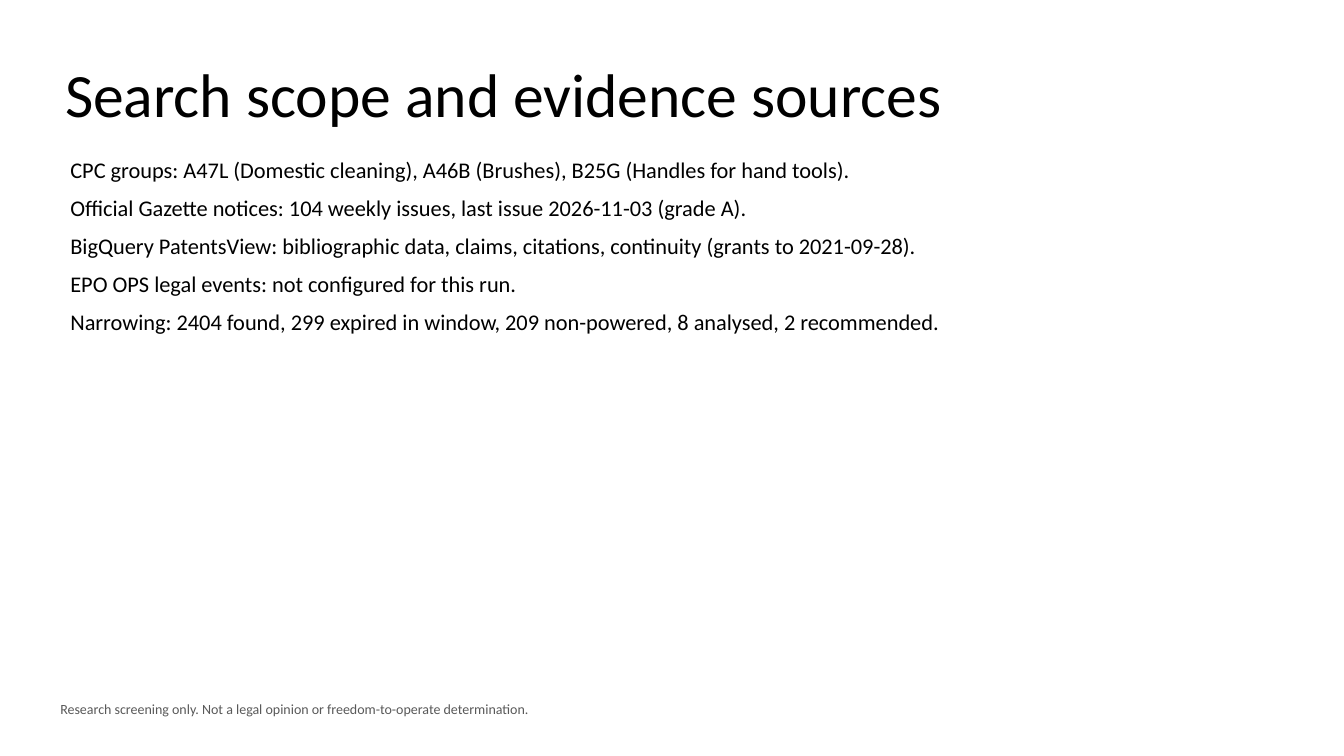
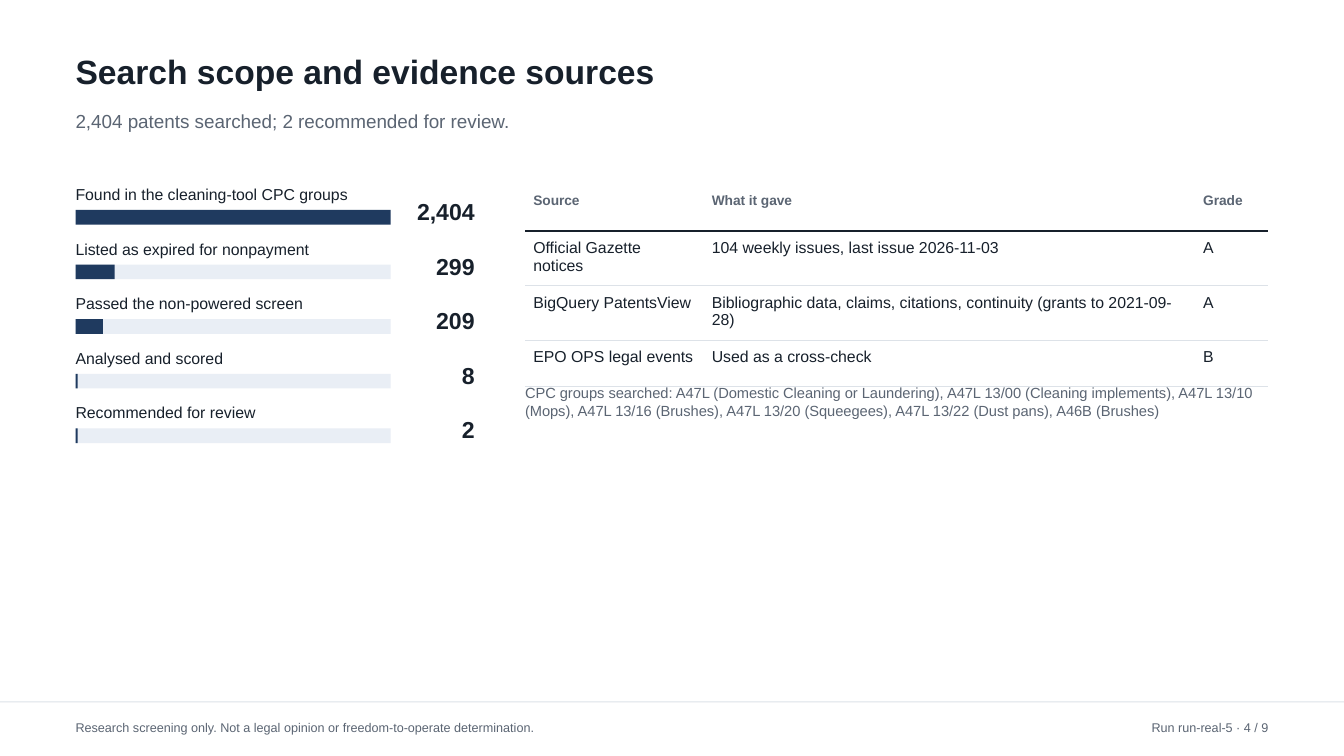
Before and after one commit to DhafinFawwaz/expired-patent-opportunity-agent, a slide deck: slide 4 of outputs/samples/deck.pptx. Drawn at 1344x756 pixels with LibreOffice and Linux fonts; fonts in the diff are those of the drawing. Boxes give left, top, right and bottom in pixels: in the first picture for what was removed or moved away, otherwise in the second. Text is boxed around its words. In the diff, an @@ line names an element or a change of style, - is before the commit and + after.

Commit message:
feat: refresh samples and replay with the EPO cross-check

```diff
--- a/outputs/samples/deck.pptx
+++ b/outputs/samples/deck.pptx
@@ title "Search scope and evidence sources": place and size @@
-title "Search scope and evidence sources" at box(65, 74, 941, 127)
+title "Search scope and evidence sources" at box(76, 59, 654, 91)
@@ title "Search scope and evidence sources" at box(76, 59, 654, 91): size 44 to 24 pt, font Calibri to Arial, text colour #000000 to #17202B, bold on; alignment centre to left; vertical alignment middle to top @@
@@ text added at box(76, 114, 510, 132), 13.5 pt, text #5B6573 @@
+2,404 patents searched; 2 recommended for review.
@@ text removed at box(70, 162, 938, 334) @@
-CPC groups: A47L (Domestic cleaning), A46B (Brushes), B25G (Handles for hand tools).
-Official Gazette notices: 104 weekly issues, last issue 2026-11-03 (grade A).
-BigQuery PatentsView: bibliographic data, claims, citations, continuity (grants to 2021-09-28).
-EPO OPS legal events: not configured for this run.
-Narrowing: 2404 found, 299 expired in window, 209 non-powered, 8 analysed, 2 recommended.
@@ text added at box(76, 188, 347, 204), 11.2 pt, text #17202B @@
+Found in the cleaning-tool CPC groups
@@ text added at box(417, 204, 475, 224), 16.5 pt, text #17202B, bold @@
+2,404
@@ table added at box(525, 185, 1269, 370), 4 rows, 3 columns @@
+Source | What it gave | Grade
+Official Gazette notices | 104 weekly issues, last issue 2026-11-03 | A
+BigQuery PatentsView | Bibliographic data, claims, citations, continuity (grants to 2021-09-28) | A
+EPO OPS legal events | Used as a cross-check | B
@@ rectangle added at box(76, 210, 390, 225), fill #1F3A5F @@
@@ text added at box(76, 243, 309, 259), 11.2 pt, text #17202B @@
+Listed as expired for nonpayment
@@ rectangle added at box(76, 264, 390, 279), fill #E9EEF5 @@
@@ rectangle added at box(76, 264, 115, 279), fill #1F3A5F @@
@@ text added at box(436, 259, 474, 276), 16.5 pt, text #17202B, bold @@
+299
@@ text added at box(76, 297, 303, 313), 11.2 pt, text #17202B @@
+Passed the non-powered screen
@@ rectangle added at box(76, 320, 390, 335), fill #E9EEF5 @@
@@ rectangle added at box(76, 320, 103, 335), fill #1F3A5F @@
@@ text added at box(436, 313, 474, 330), 16.5 pt, text #17202B, bold @@
+209
@@ text added at box(76, 352, 223, 368), 11.2 pt, text #17202B @@
+Analysed and scored
@@ rectangle added at box(76, 374, 390, 389), fill #E9EEF5 @@
@@ rectangle added at box(76, 374, 78, 389), fill #1F3A5F @@
@@ text added at box(462, 368, 475, 384), 16.5 pt, text #17202B, bold @@
+8
@@ text added at box(525, 387, 1253, 419), 10.5 pt, text #5B6573 @@
+CPC groups searched: A47L (Domestic Cleaning or Laundering), A47L 13/00 (Cleaning implements), A47L 13/10 (Mops), A47L 13/16 (Brushes), A47L 13/20 (Squeegees), A47L 13/22 (Dust pans), A46B (Brushes)
@@ text added at box(76, 406, 256, 418), 11.2 pt, text #17202B @@
+Recommended for review
@@ rectangle added at box(76, 429, 390, 444), fill #E9EEF5 @@
@@ rectangle added at box(76, 429, 78, 444), fill #1F3A5F @@
@@ text added at box(462, 422, 475, 438), 16.5 pt, text #17202B, bold @@
+2
@@ rectangle added at box(0, 702, 1344, 703), fill #DDE2E8 @@
@@ text "Research screening only. Not a ...": place and size @@
-text "Research screening only. Not a ..." at box(60, 704, 529, 717)
+text "Research screening only. Not a ..." at box(76, 723, 534, 735)
@@ text "Research screening only. Not a ..." at box(76, 723, 534, 735): size 10 to 9 pt, font Calibri to Arial, text colour #595959 to #5B6573 @@
@@ text added at box(1152, 723, 1268, 732), 9 pt, text #5B6573 @@
+Run run-real-5 · 4 / 9
```
Also in this commit, not shown: 7 other slides changed, 1 slide added, 1 slide removed, 14 other files.
